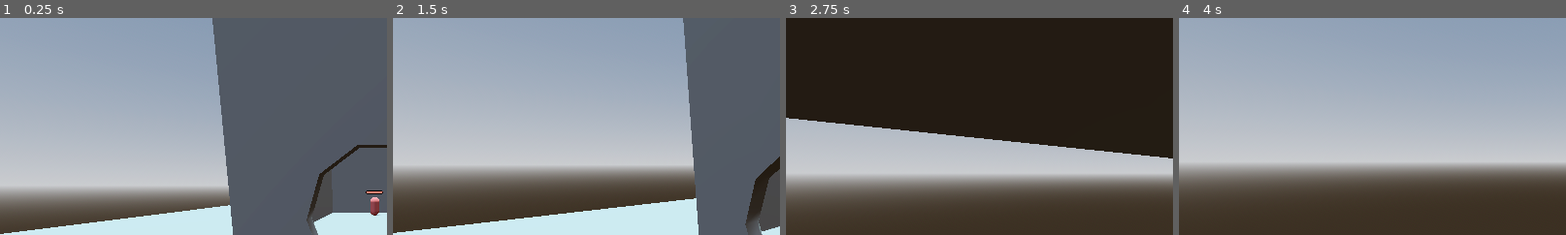
Above: before the commit, frames 1-4 (left to right).
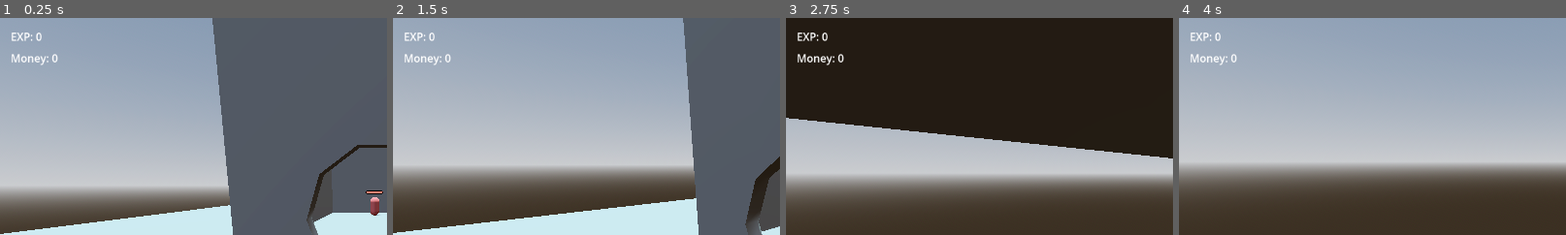
Above: after the commit, the same moments.

Repository: hollisma/mvm-30
Game: Godot game, scene res://scenes/system/main.tscn
Same seed, same stepped clock (60 frames per second), same inputs: the game is played once before the commit and once after it.
Inputs (mouse positions are % of the whole screen's width and height, from its top left):
- Up to frame 1 (0.25 s): no input
- Up to frame 2 (1.5 s): tap Enter at 0.5 s; move the mouse to (72, 45) at 0.52 s; hold D (right) 0.53-1.28 s; click (72, 45) at 0.6 s; tap Space (jump) at 0.77 s; move the mouse to (45, 50) at 1.27 s; hold W (forward) from 1.28 s (still down); tap ` (dev_freefly) at 1.35 s
- Up to frame 3 (2.75 s): keep holding W (forward); tap Space (jump) at 1.52 s; move the mouse to (52, 48) at 2.02 s; hold Shift (sprint) from 2.03 s (still down)
- Up to frame 4 (4 s): keep holding W (forward); move the mouse to (49, 52) at 2.77 s; release Shift (sprint) at 2.78 s; click (49, 52) at 2.85 s; tap Space (jump) at 3.02, 3.77 s; move the mouse to (57, 51) at 3.52 s; tap ` (dev_freefly) at 3.6 s
The pictures show only the part of the screen within x 0-50%, y 0-50%; the shares and areas given below are measured in that part.

The runs differ from the first frame. In frame 1, 0.4% of the frame differs, in the area x 3-16%, y 6-22%; in frame 2, 0.4%; in frame 3, 0.5%; in frame 4, 0.4%.

Commit message:
add exp / money in PlayerState; show values in HUD

Diff:
--- a/project.godot
+++ b/project.godot
@@ -14,6 +14,11 @@
 run/main_scene="uid://06tul1dr0kp3"
 config/features=PackedStringArray("4.6", "Forward Plus")
 config/icon="res://art/icon.svg"
+
+[autoload]
+
+PlayerState="*res://scripts/player_state.gd"
+Events="*res://scripts/events.gd"
 
 [input]
 
--- a/scenes/enemies/enemy.gd
+++ b/scenes/enemies/enemy.gd
@@ -5,6 +5,8 @@
 @onready var health_bar = $HealthBar
 
 @export var health := 5.0
+@export var exp_amount := 2
+@export var money_amount := 1
 
 func _ready():
 	damageable.init(health, "Enemy")
@@ -16,5 +18,9 @@
 	health_bar.set_health(damageable.health)
 
 func _do_death():
+	print(PlayerState.money)
+	PlayerState.add_exp(exp_amount)
+	PlayerState.add_money(money_amount)
+	print(PlayerState.money)
+	print(money_amount)
 	queue_free()
-	# Do experience / money
--- a/scenes/system/main.tscn
+++ b/scenes/system/main.tscn
@@ -1,8 +1,9 @@
-[gd_scene load_steps=7 format=3 uid="uid://06tul1dr0kp3"]
+[gd_scene load_steps=8 format=3 uid="uid://06tul1dr0kp3"]
 
 [ext_resource type="PackedScene" uid="uid://d0f5q3kkeg7s7" path="res://scenes/levels/level.tscn" id="1_6awnf"]
 [ext_resource type="PackedScene" uid="uid://njraxn2ljfto" path="res://scenes/characters/player.tscn" id="2_ii55j"]
 [ext_resource type="PackedScene" uid="uid://drbmj5iomp844" path="res://scenes/enemies/enemy.tscn" id="3_ii55j"]
+[ext_resource type="PackedScene" uid="uid://cohxnw8spigs6" path="res://scenes/ui/hud.tscn" id="4_5m258"]
 
 [sub_resource type="ProceduralSkyMaterial" id="ProceduralSkyMaterial_6awnf"]
 sky_horizon_color = Color(0.66224277, 0.6717428, 0.6867428, 1)
@@ -34,3 +35,5 @@
 
 [node name="Enemy" parent="." unique_id=1237845330 instance=ExtResource("3_ii55j")]
 transform = Transform3D(1, 0, 0, 0, 1, 0, 0, 0, 1, -38.5, 1.5000004, -10.2)
+
+[node name="HUD" parent="." unique_id=113979026 instance=ExtResource("4_5m258")]
--- /dev/null
+++ b/scenes/ui/hud.gd
@@ -0,0 +1,19 @@
+extends CanvasLayer
+
+const EXP_LABEL_TEXT := "EXP: %d"
+const MONEY_LABEL_TEXT := "Money: %d"
+@onready var exp_label = $ExpLabel
+@onready var money_label = $MoneyLabel
+
+func _ready():
+	Events.exp_changed.connect(_update_exp_text)
+	Events.money_changed.connect(_update_money_text)
+
+	_update_exp_text()
+	_update_money_text()
+
+func _update_exp_text():
+	exp_label.text = EXP_LABEL_TEXT % PlayerState.experience
+
+func _update_money_text():
+	money_label.text = MONEY_LABEL_TEXT % PlayerState.money
--- /dev/null
+++ b/scenes/ui/hud.tscn
@@ -0,0 +1,20 @@
+[gd_scene load_steps=2 format=3 uid="uid://cohxnw8spigs6"]
+
+[ext_resource type="Script" uid="uid://bns42q85b4l7e" path="res://scenes/ui/hud.gd" id="1_0mwgc"]
+
+[node name="HUD" type="CanvasLayer" unique_id=113979026]
+script = ExtResource("1_0mwgc")
+
+[node name="ExpLabel" type="Label" parent="." unique_id=1903072184]
+offset_left = 16.0
+offset_top = 16.0
+offset_right = 56.0
+offset_bottom = 39.0
+text = "EXP: "
+
+[node name="MoneyLabel" type="Label" parent="." unique_id=1632796450]
+offset_left = 16.0
+offset_top = 48.0
+offset_right = 78.0
+offset_bottom = 71.0
+text = "Money: "
--- /dev/null
+++ b/scripts/events.gd
@@ -0,0 +1,5 @@
+extends Node
+@warning_ignore_start("UNUSED_SIGNAL")
+
+signal exp_changed
+signal money_changed
--- /dev/null
+++ b/scripts/player_state.gd
@@ -0,0 +1,13 @@
+extends Node
+
+var level := 1
+var experience := 0
+var money := 0
+
+func add_exp(amount):
+	experience += amount
+	Events.exp_changed.emit()
+
+func add_money(amount):
+	money += amount
+	Events.money_changed.emit()
Not shown, added: scenes/ui/hud.gd.uid
Not shown, added: scripts/events.gd.uid
Not shown, added: scripts/player_state.gd.uid
